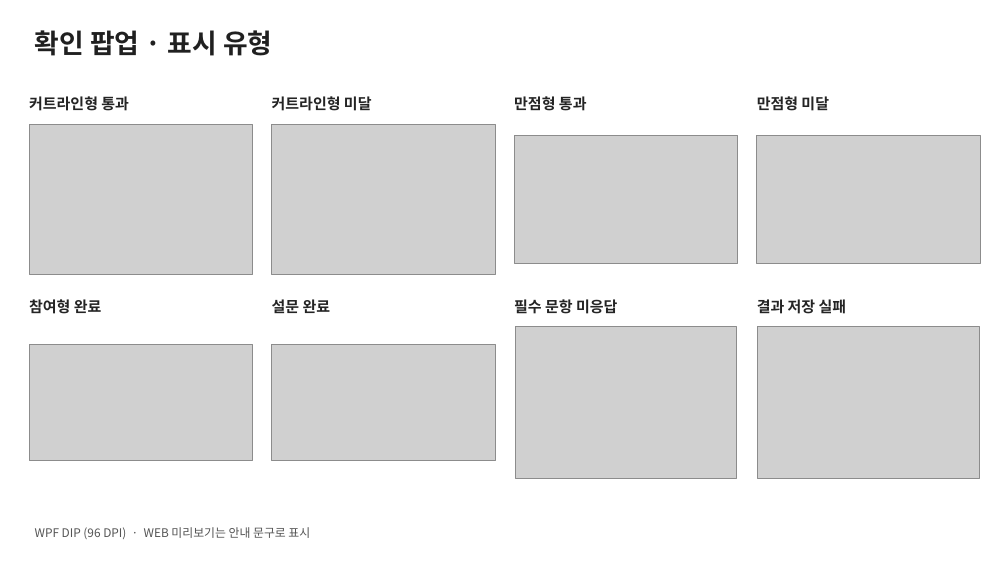
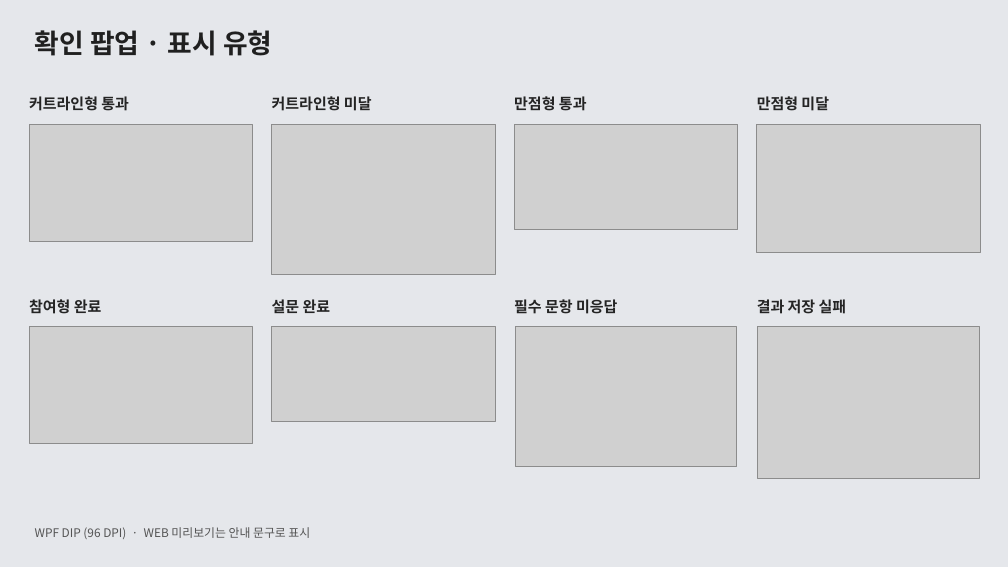
Before and after one commit to ok-sy/WPF_WindowsPopupWithC_proto, a slide deck: slide 11 of docs/design/61_popup_layout_guide/공통 팝업 UI 가이드 · WEB과 WPF.pptx. Drawn at 1008x567 pixels with LibreOffice and Linux fonts; fonts in the diff are those of the drawing; grey boxes stand for pictures. Boxes give left, top, right and bottom in pixels: in the first picture for what was removed or moved away, otherwise in the second. Text is boxed around its words. In the diff, an @@ line names an element or a change of style, - is before the commit and + after.

```diff
--- a/docs/design/61_popup_layout_guide/공통 팝업 UI 가이드 · WEB과 WPF.pptx
+++ b/docs/design/61_popup_layout_guide/공통 팝업 UI 가이드 · WEB과 WPF.pptx
@@ background #FFFFFF to #E5E7EB @@
@@ picture: place and size @@
-picture at [29, 124, 253, 274]
+picture at [29, 124, 253, 241]
@@ picture: place and size @@
-picture at [514, 135, 738, 264]
+picture at [514, 124, 738, 230]
@@ picture: place and size @@
-picture at [757, 135, 981, 264]
+picture at [757, 124, 981, 253]
@@ picture: place and size @@
-picture at [29, 344, 253, 461]
+picture at [29, 327, 253, 444]
@@ picture: place and size @@
-picture at [271, 344, 495, 461]
+picture at [271, 327, 495, 421]
@@ picture: place and size @@
-picture at [515, 327, 737, 478]
+picture at [515, 327, 737, 467]
```
Also in this commit, not shown: 10 other slides changed, 2 other files.
